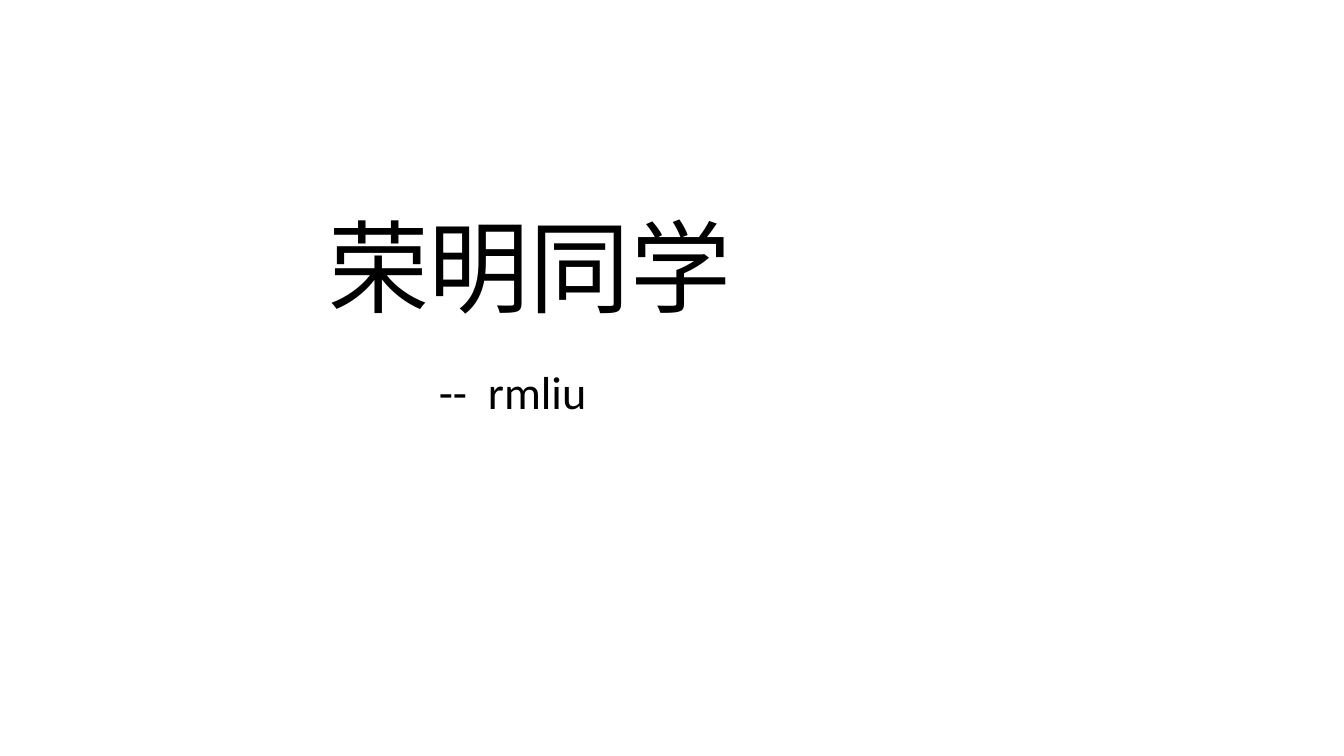
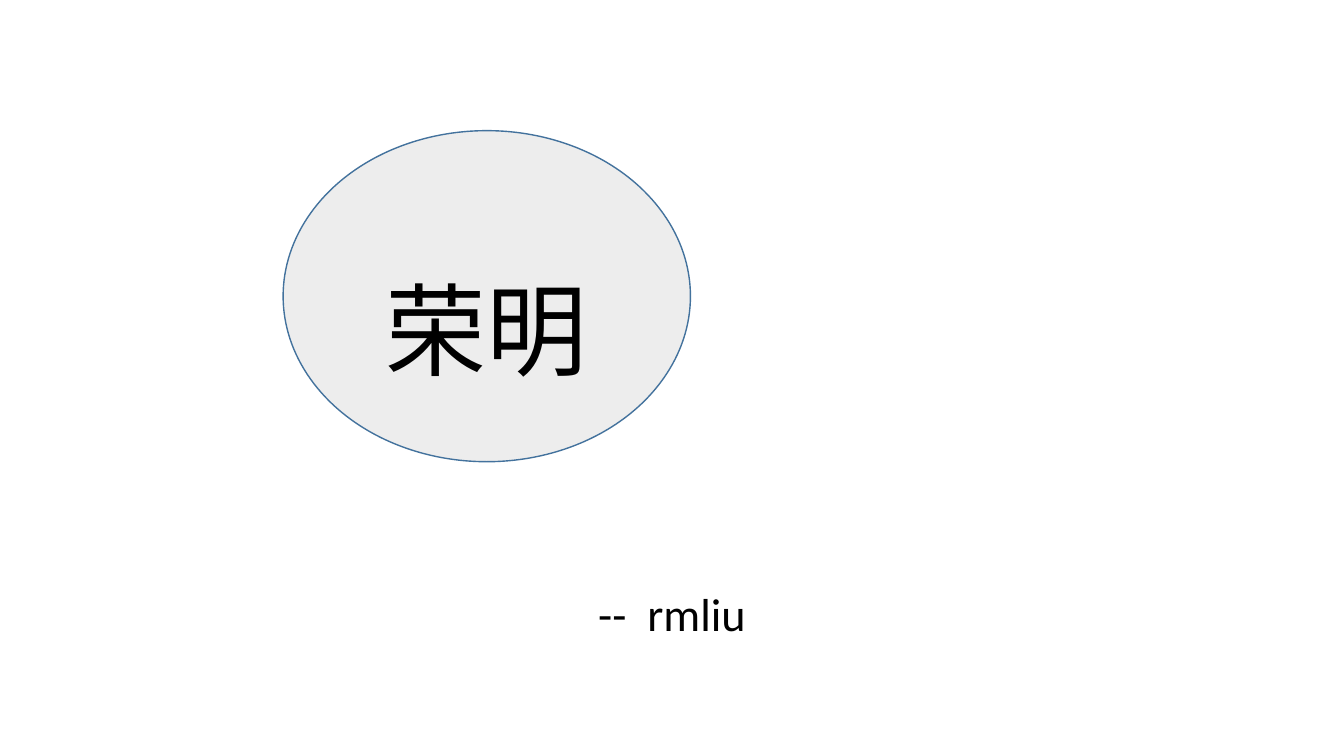
Before and after one commit to Kate-liu/Coder-Working, a slide deck: slide 7 of 9-Self article/标题Deno.pptx. Drawn at 1344x756 pixels with LibreOffice and Linux fonts; fonts in the diff are those of the drawing. Boxes give left, top, right and bottom in pixels: in the first picture for what was removed or moved away, otherwise in the second. Text is boxed around its words. In the diff, an @@ line names an element or a change of style, - is before the commit and + after.

```diff
--- a/9-Self article/标题Deno.pptx
+++ b/9-Self article/标题Deno.pptx
@@ ellipse added at (283, 131, 691, 462), fill #EDEDED, outline #43739E 1 pt @@
@@ title at (386, 283, 588, 377): text changed @@
-荣明同学
+荣明
@@ subtitle "-- rmliu": place and size @@
-subtitle "-- rmliu" at (488, 377, 586, 410)
+subtitle "-- rmliu" at (647, 599, 745, 632)
```
Also in this commit, not shown: 3 other files.
